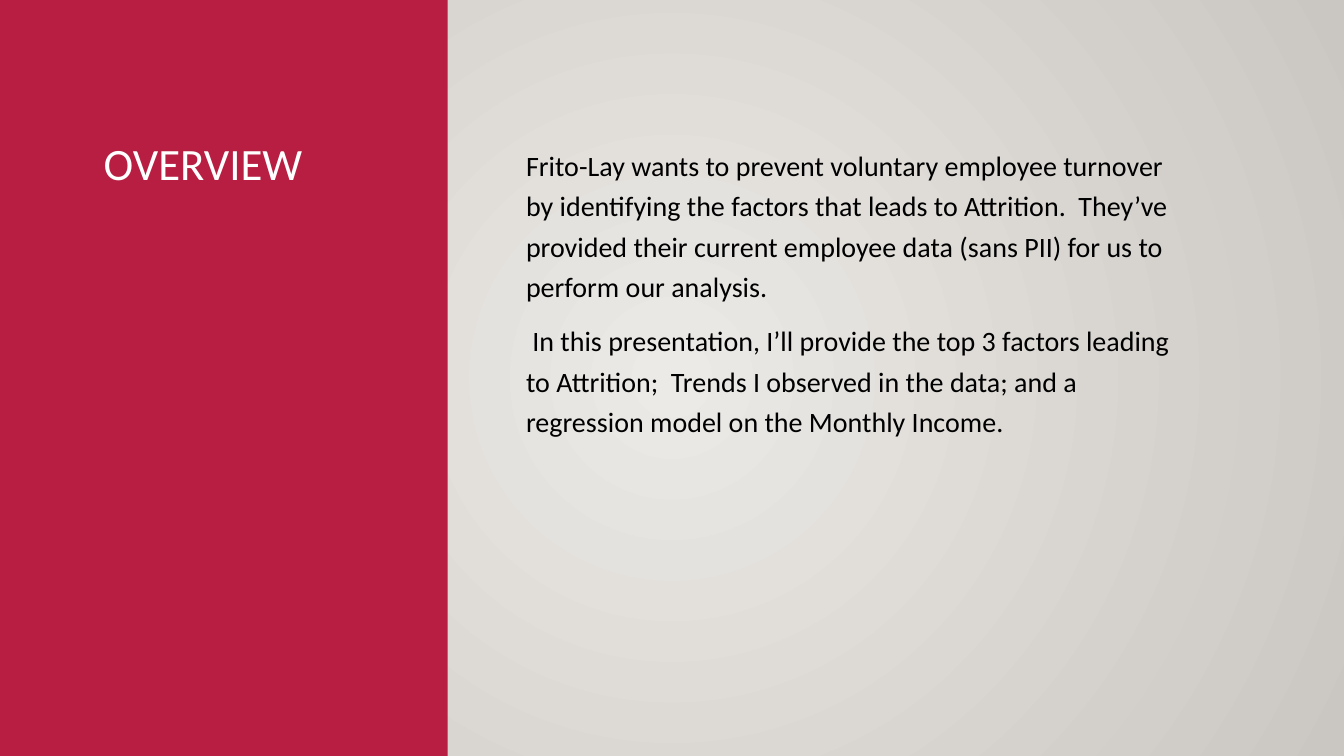
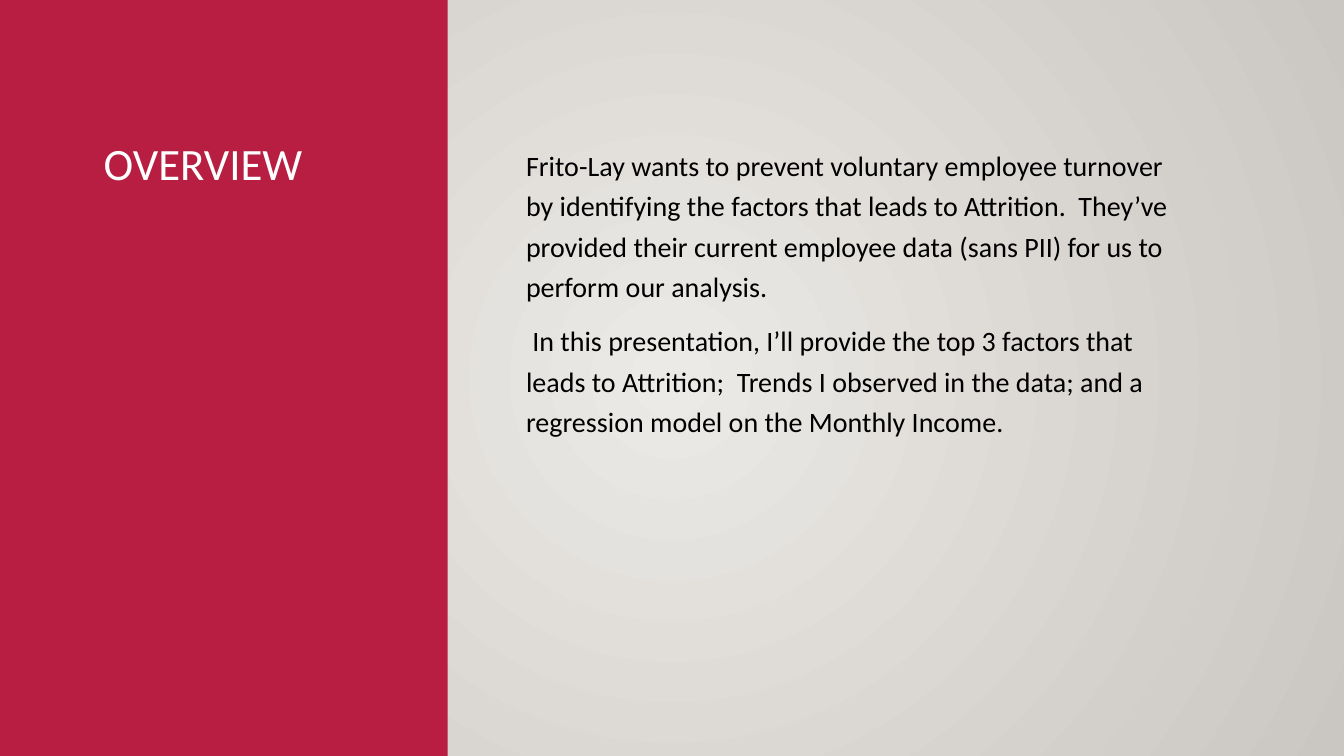
Before and after one commit to RayonM/CaseStudy2DDS, a slide deck: slide 3 of Case_Study_2_Rayon_Morris.pptx. Drawn at 1344x756 pixels with LibreOffice and Linux fonts; fonts in the diff are those of the drawing; background and template pictures are left out. Boxes give left, top, right and bottom in pixels: in the first picture for what was removed or moved away, otherwise in the second. Text is boxed around its words. In the diff, an @@ line names an element or a change of style, - is before the commit and + after.

```diff
--- a/Case_Study_2_Rayon_Morris.pptx
+++ b/Case_Study_2_Rayon_Morris.pptx
@@ text at box(526, 331, 1142, 437): text changed @@
-In this presentation, I’ll provide the top 3 factors leading to Attrition; Trends I observed in the data; and a regression model on the Monthly Income.
+In this presentation, I’ll provide the top 3 factors that leads to Attrition; Trends I observed in the data; and a regression model on the Monthly Income.
```
Also in this commit, not shown: 2 other slides changed, 3 slides added, 4 other files.
